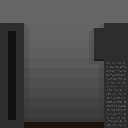
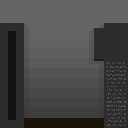
Two versions of the same layered image (w=128, h=128). Layer-by-layer changes:
painted on "Layer 5" over [24, 117, 108, 122]
